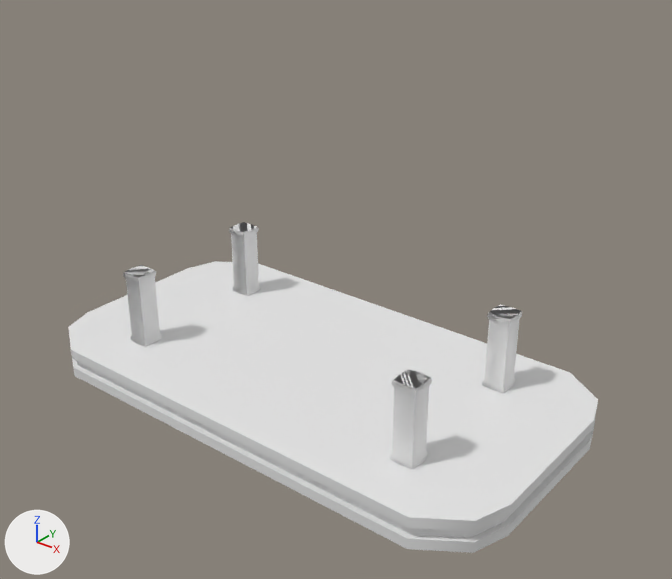
Before and after pictures for a commit that changed the FBX model Procedural Map Generation/Assets/AmbientAssets/IslandModels/Level.3.fbx.
Rendered twice from a camera (50 mm lens) standing at (48.5, -57.5, 44.5) and looking at (2.6, -0.1, 8.9). The lights are fixed; the arrows at lower left show +X, +Y and +Z. The older version comes first. Where no turn or scale is listed for an object, it has been applied to the vertices.

Objects in the first picture: 'Level.3'.
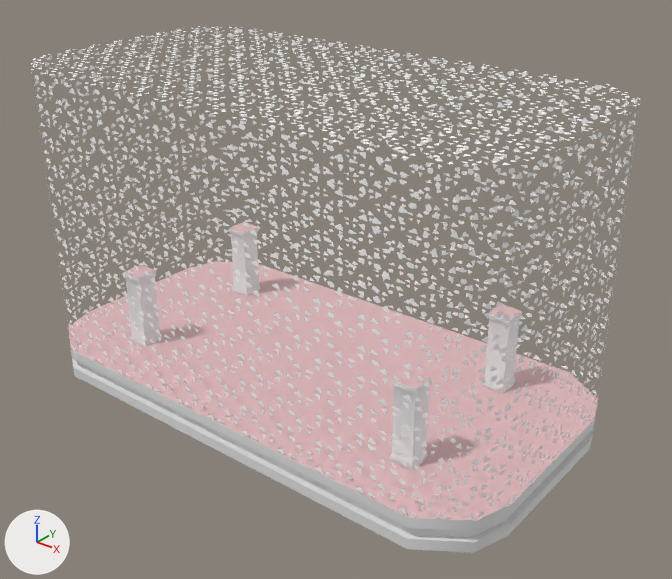
Where the change shows, as pixel boxes (x1, y1, x2, y2) in the pictures (672 x 579 px; the box of a moved part takes in the faces that stretch with it):
'Wall.004', added
    after: (31, 26, 641, 520)
part 1 of me_cube_001, deleted
    before: (123, 265, 162, 347)
part 2 of me_cube_001, deleted
    before: (482, 304, 522, 393)
part 3 of me_cube_001, deleted
    before: (390, 370, 432, 469)
part 4 of me_cube_001, deleted
    before: (230, 222, 261, 296)
part 5 of me_cube_001, moved or reshaped (not visible before)
    after: (412, 453, 428, 469)
part 6 of me_cube_001, moved or reshaped (not visible before)
    after: (138, 271, 156, 280)
part 7 of me_cube_001, recoloured (white to pink)
    both: (68, 224, 598, 521)

Patch to the scene script:
```diff
--- a/Procedural Map Generation/Assets/AmbientAssets/IslandModels/Level.3.fbx.py
+++ b/Procedural Map Generation/Assets/AmbientAssets/IslandModels/Level.3.fbx.py
@@ mat_floor @@
+mat_floor = principled_material('Floor')
+mat_floor.base_color = (0.8, 0.515, 0.532)  # pink #e7bec1
@@ mat_wall @@
+mat_wall = bpy.data.materials.new('Wall')
+# uses the picture img_wallpattern_png
@@ me_cube_001 @@
 # verts and faces of me_cube_001; kept vertices keep their numbers, new ones are numbered from 1124
-me_cube_001.from_pydata(...)  # 1124 vertices, 1098 faces; spans x -24.5..24.5, y -12.9..12.9, z -2.4..8.0
+me_cube_001.from_pydata(...)  # 604 vertices, 586 faces; spans x -24.5..24.5, y -12.9..12.9, z -2.4..8.0
+# me_cube_001 part 1: the loose piece of 130 vertices spanning x -16.6..-14.2, y -8.2..-5.8, z 0.7..8.0 is deleted
+# me_cube_001 part 2: the loose piece of 130 vertices spanning x 14.2..16.6, y 5.8..8.2, z 0.7..8.0 is deleted
+# me_cube_001 part 3: the loose piece of 130 vertices spanning x 14.2..16.6, y -8.2..-5.8, z 0.7..8.0 is deleted
+# me_cube_001 part 4: the loose piece of 130 vertices spanning x -16.6..-14.2, y 5.8..8.2, z 0.7..8.0 is deleted
+# me_cube_001 part 5
+delete_faces([(179, 192, 264, 260), (177, 258, 264, 192), (260, 264, 280, 276), (274, 275, 281, 280), (276, 280, 281, 277), (258, 274, 280, 264)])
+faces += [(179, 192, 280, 260), (177, 258, 280, 192), (260, 280, 264, 276), (264, 274, 275, 281), (264, 281, 277, 276), (258, 274, 264, 280)]  # mat_material_001 (white #e7e7e7)
+# me_cube_001 part 6
+delete_faces([(467, 468, 486, 494), (419, 483, 477, 443), (467, 494, 485, 474), (421, 468, 467, 443), (419, 443, 467, 474), (421, 443, 477, 480)])
+faces += [(443, 468, 486, 494), (419, 483, 477, 467), (443, 494, 485, 474), (421, 468, 443, 467), (419, 467, 443, 474), (421, 467, 477, 480)]  # mat_material_001 (white #e7e7e7)
+# me_cube_001 part 7: 17 faces spanning x -24.5..24.5, y -12.9..12.9, z 0.8..8.0 switch from mat_material_001 (white #e7e7e7) to mat_floor (pink #e7bec1)
+# other edits to the shape of me_cube_001 do not show in these pictures
@@ ob_wall_004 @@
+ob_wall_004 = bpy.data.objects.new('Wall.004', me_cube_006)  # 456 vertices, 419 faces; spans x -24.5..24.5, y -12.9..12.9, z 0.8..27.1
+ob_wall_004.location = (0.0, 0.0, 0.0)
```
